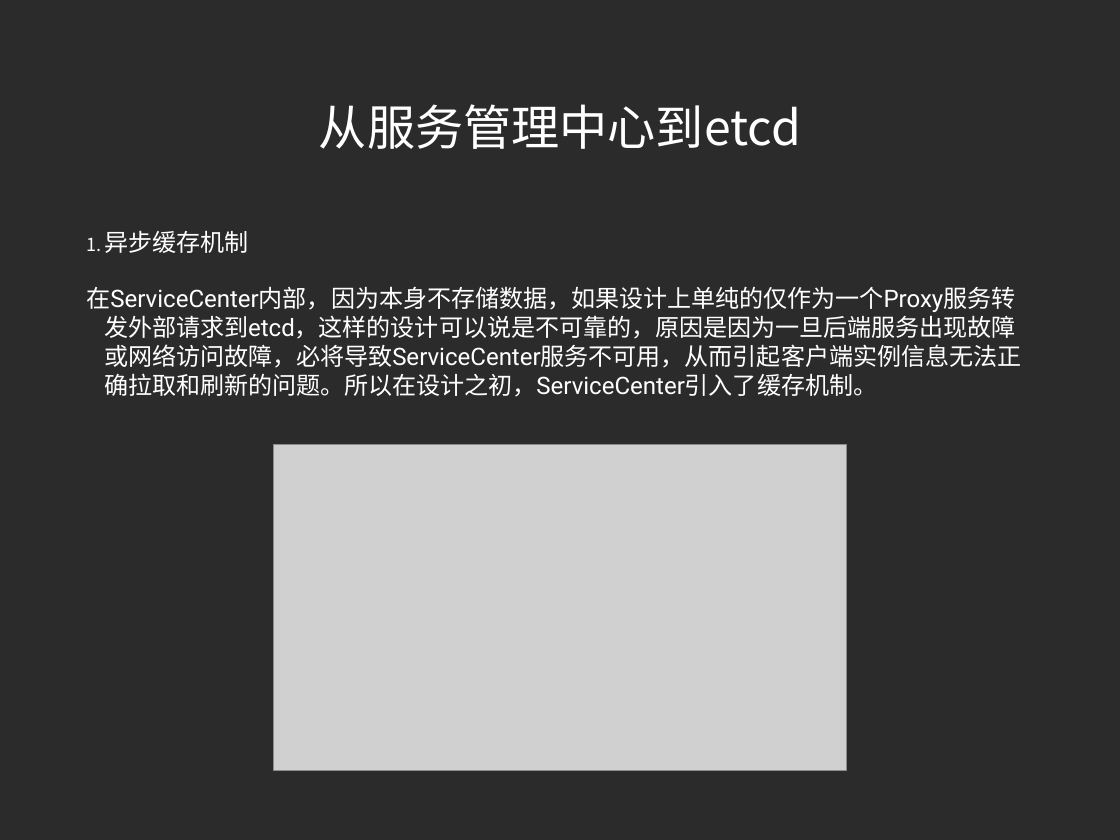
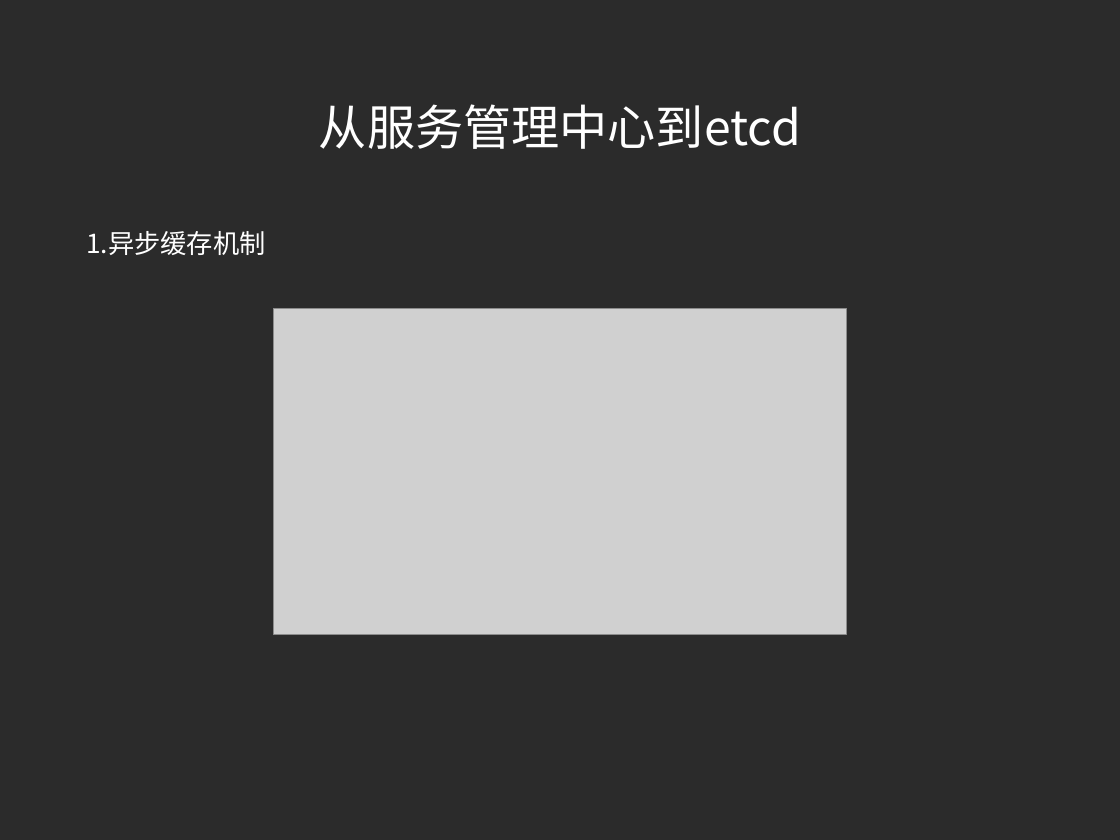
Before and after one commit to little-cui/sc-tester, a slide deck: slide 12 of doc/introduce.ppt (slide 14 before the commit). Drawn at 1120x840 pixels with LibreOffice and Linux fonts; fonts in the diff are those of the drawing; grey boxes stand for pictures; background and template pictures are left out; a plain dark background stands for a picture behind light text. Boxes give left, top, right and bottom in pixels: in the first picture for what was removed or moved away, otherwise in the second. Text is boxed around its words. In the diff, an @@ line names an element or a change of style, - is before the commit and + after.

```diff
--- a/doc/introduce.ppt
+++ b/doc/introduce.ppt
@@ text "异步缓存机制" at <box>86,231,265,255</box>: size 22 to 24 pt, font Roboto to Noto Sans CJK SC @@
@@ text at <box>86,286,1021,397</box>: paragraph removed @@
-在ServiceCenter内部，因为本身不存储数据，如果设计上单纯的仅作为一个Proxy服务转发外部请求到etcd，这样的设计可以说是不可靠的，原因是因为一旦后端服务出现故障或网络访问故障，必将导致ServiceCenter服务不可用，从而引起客户端实例信息无法正确拉取和刷新的问题。所以在设计之初，ServiceCenter引入了缓存机制。
@@ picture: place and size @@
-picture at <box>273,444,847,770</box>
+picture at <box>273,309,847,635</box>
```
Also in this commit, not shown: 8 other slides changed, 2 slides removed.
